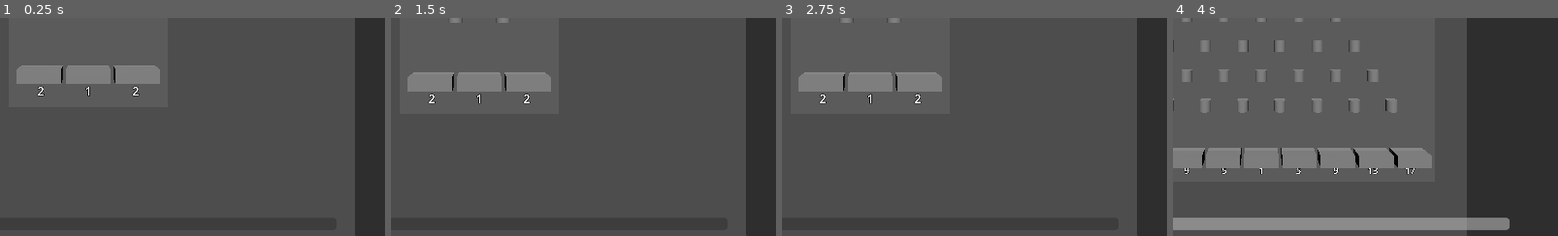
Above: before the commit, frames 1-4 (left to right).
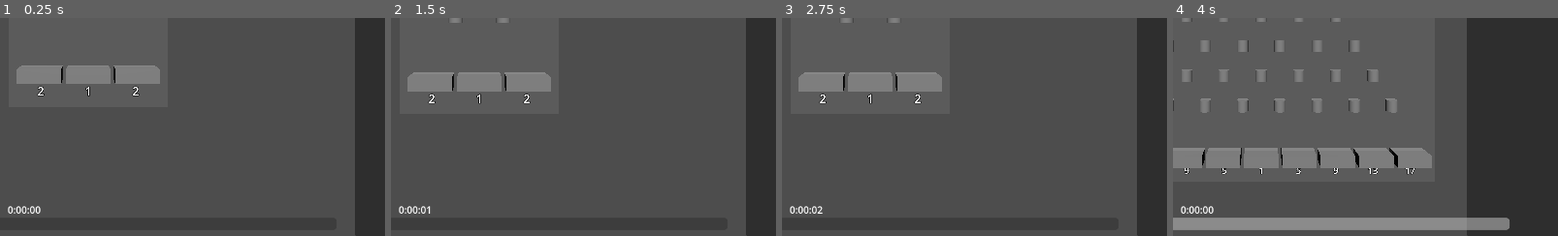
Above: after the commit, the same moments.

Repository: kjbrown-sandbox/pleenko
Game: Godot game, scene res://scenes/main.tscn
The game is run twice, just before and just after one commit, with the same random seed, the same clock (stepped at 60 frames per second) and the same inputs.
Inputs:
- Up to frame 1 (0.25 s): no input
- Up to frame 2 (1.5 s): click "Gold" at 0.5 s; click "Gold" at 1.25 s
- Up to frame 3 (2.75 s): click "Gold" at 2 s
- Up to frame 4 (4 s): click "Reset" at 2.75 s; click "Reset(3)" at 3.5 s
The pictures show only the part of the screen within x 38-88%, y 50-100%; the shares and areas given below are measured in that part.

The runs differ from the first frame. In frame 1, 0.2% of the frame differs, in the area x 2-11%, y 86-90%; in frame 2, 0.2%; in frame 3, 0.2%; in frame 4, 0.2%.

Commit message:
Add a timer

Diff:
--- a/scenes/ui.tscn
+++ b/scenes/ui.tscn
@@ -88,6 +88,20 @@
 horizontal_alignment = 2
 text = ""
 
+[node name="GameTimerLabel" type="Label" parent="."]
+anchors_preset = 12
+anchor_top = 1.0
+anchor_right = 1.0
+anchor_bottom = 1.0
+offset_left = 20.0
+offset_top = -50.0
+offset_right = -230.0
+offset_bottom = -32.0
+grow_horizontal = 2
+grow_vertical = 0
+horizontal_alignment = 1
+text = "0:00:00"
+
 [node name="LevelProgressBar" type="ProgressBar" parent="."]
 anchors_preset = 12
 anchor_top = 1.0
--- a/scripts/main.gd
+++ b/scripts/main.gd
@@ -83,6 +83,9 @@
 var selected_board: PlinkoBoard
 var camera_tween: Tween
 
+# --- Game timer ---
+var elapsed_time: float = 0.0
+
 # --- Per-board drop cooldowns ---
 var board_drop_cooldowns: Dictionary = {}   # PlinkoBoard → Timer
 var board_drop_labels: Dictionary = {}      # PlinkoBoard → Label3D
@@ -162,7 +165,10 @@
 		_drop_on_selected_board()
 
 
-func _process(_delta: float) -> void:
+func _process(delta: float) -> void:
+	elapsed_time += delta
+	ui.update_game_timer(elapsed_time)
+
 	# Update drop labels for all boards with cooldowns
 	for board: PlinkoBoard in board_drop_cooldowns:
 		var timer: Timer = board_drop_cooldowns[board]
@@ -953,6 +959,7 @@
 func _save_game() -> void:
 	var data := {
 		# Currencies
+		"elapsed_time": elapsed_time,
 		"coin_total": coin_total,
 		"coin_max": coin_max,
 		"coin_max_up_cost": coin_max_up_cost,
@@ -1048,6 +1055,7 @@
 		return
 
 	# --- Restore scalar state ---
+	elapsed_time = float(data.get("elapsed_time", elapsed_time))
 	coin_total = int(data.get("coin_total", coin_total))
 	coin_max = int(data.get("coin_max", coin_max))
 	coin_max_up_cost = int(data.get("coin_max_up_cost", coin_max_up_cost))
--- a/scripts/ui.gd
+++ b/scripts/ui.gd
@@ -9,6 +9,7 @@
 @onready var orange_coin_label: Label = $OrangeCoinLabel
 @onready var red_coin_label: Label = $RedCoinLabel
 
+@onready var game_timer_label: Label = $GameTimerLabel
 @onready var level_progress_bar: ProgressBar = $LevelProgressBar
 @onready var level_progress_label: Label = $LevelProgressLabel
 @onready var header_label: Label = $UpgradePanel/VBoxContainer/HeaderLabel
@@ -52,6 +53,14 @@
 	reset_dev_btn.focus_mode = Control.FOCUS_NONE
 	reset_dev_btn.pressed.connect(func(): reset_dev_pressed.emit())
 	reset_container.add_child(reset_dev_btn)
+
+
+func update_game_timer(total_seconds: float) -> void:
+	var secs := int(total_seconds)
+	var hours := secs / 3600
+	var mins := (secs % 3600) / 60
+	var s := secs % 60
+	game_timer_label.text = str(hours) + ":" + str(mins).pad_zeros(2) + ":" + str(s).pad_zeros(2)
 
 
 func update_coins(total: int) -> void:
